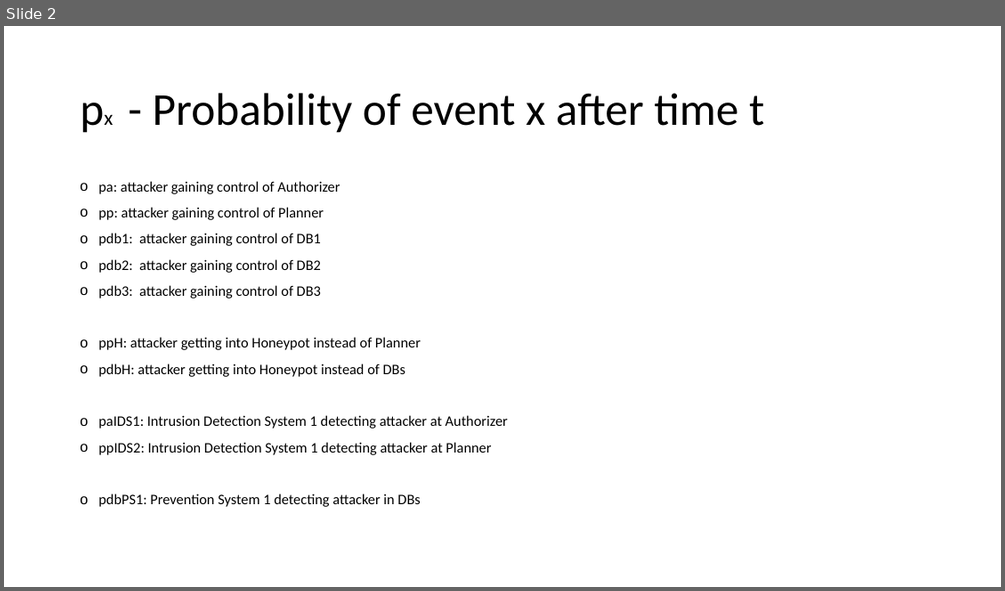
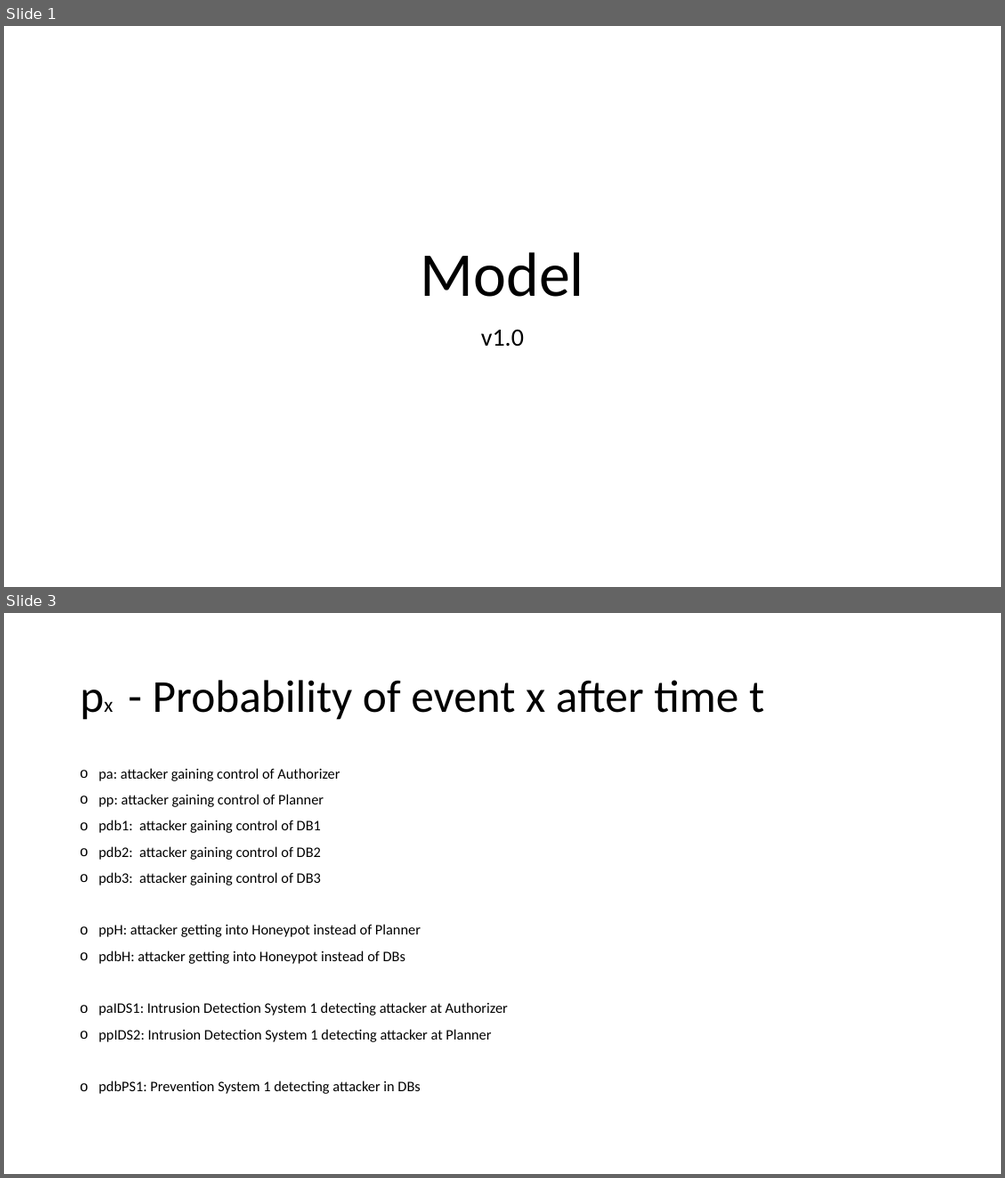
Before and after one commit to cailllev/PA, a slide deck: Model.pptx. Shown one above the other, each under a label of ours: slide 2 before the commit, slides 1 and 3 after it; the slides between them are not shown. The pictures are 1005x591 and 1005x1178 pixels, drawn with LibreOffice and Linux fonts; fonts in the diff are those of the drawing. Boxes give left, top, right and bottom in pixels: in the first picture for what was removed or moved away, otherwise in the second. Text is boxed around its words. In the diff, an @@ line names an element or a change of style, - is before the commit and + after.

```diff
--- a/Model.pptx
+++ b/Model.pptx
@@ slide 1 added at (4,26,1001,587), background #FFFFFF @@
@@ title added at (421,252,584,297), 60 pt, text #000000 @@
+Model
@@ subtitle added at (481,329,524,346), 24 pt, text #000000 @@
+v1.0
@@ what was slide 2 is now slide 3 @@
```
Also in this commit, not shown: 8 other slides added.
